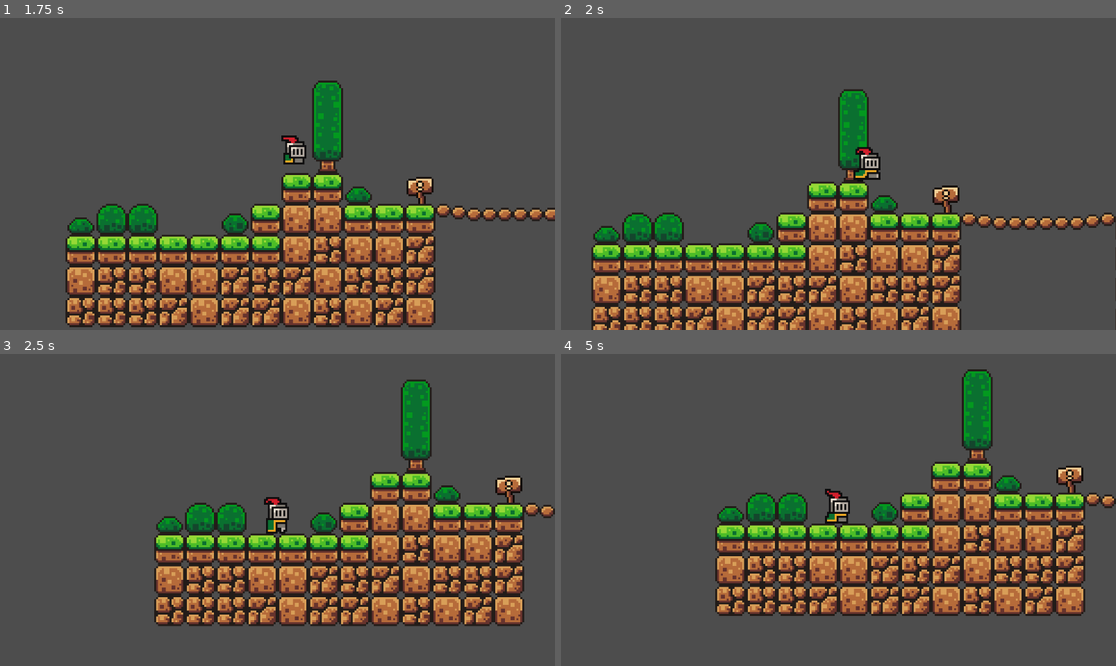
Above: before the commit, frames 1-4 (two rows, left to right).
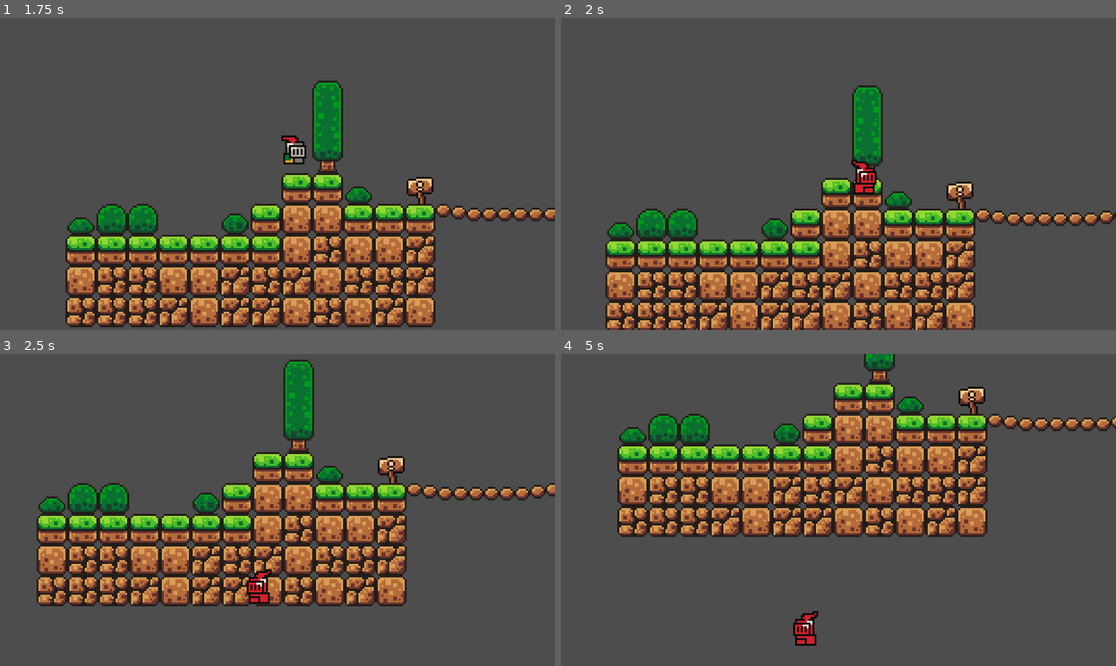
Above: after the commit, the same moments.

Repository: Tanish-Desai/Gamejam-game
Game: Godot game, scene res://scenes/game.tscn
The game is run twice, just before and just after one commit, with the same random seed, the same clock (stepped at 60 frames per second) and the same inputs.
Inputs:
- Up to frame 1 (1.75 s): hold Right (ui_right) from 0.53 s (still down); tap Z (dodge_roll) at 0.6, 1.35 s; tap Up (up_key) at 0.77, 1.52 s
- Up to frame 2 (2 s): keep holding Right (ui_right)
- Up to frame 3 (2.5 s): release Right (ui_right) at 2.03 s; hold Left (ui_left) from 2.03 s (still down); tap Z (dodge_roll) at 2.1 s
- Up to frame 4 (5 s): release Left (ui_left) at 2.78 s; hold Right (ui_right) 2.78-4.28 s; tap Z (dodge_roll) at 2.85, 3.6, 4.35 s; tap Up (up_key) at 3.02, 3.77, 4.52 s; hold Left (ui_left) from 4.28 s (still down)

Frame 1 is identical in both runs. In frame 2, 24% of the frame differs, in the area x 5-100%, y 21-100%; in frame 3, 39%; in frame 4, 46%, in the area x 10-100%, y 0-94%.

Commit message:
Added kill animation

Diff:
--- a/project.godot
+++ b/project.godot
@@ -12,19 +12,19 @@
 
 config/name="Practice"
 run/main_scene="res://scenes/game.tscn"
-config/features=PackedStringArray("4.2", "Forward Plus")
+config/features=PackedStringArray("4.4", "Forward Plus")
 config/icon="res://icon.svg"
 
 [input]
 
 up_key={
 "deadzone": 0.5,
-"events": [Object(InputEventKey,"resource_local_to_scene":fa …(175 unchanged characters)… ode":4194320,"key_label":0,"unicode":0,"echo":false,"script":null)
+"events": [Object(InputEventKey,"resource_local_to_scene":fa …(175 unchanged characters)… ode":4194320,"key_label":0,"unicode":0,"location":0,"echo":false,"script":null)
 ]
 }
 dodge_roll={
 "deadzone": 0.5,
-"events": [Object(InputEventKey,"resource_local_to_scene":fa …(172 unchanged characters)… eycode":90,"key_label":0,"unicode":122,"echo":false,"script":null)
+"events": [Object(InputEventKey,"resource_local_to_scene":fa …(172 unchanged characters)… eycode":90,"key_label":0,"unicode":122,"location":0,"echo":false,"script":null)
 ]
 }
 
--- a/scenes/character_body_2d.tscn
+++ b/scenes/character_body_2d.tscn
@@ -1,12 +1,16 @@
-[gd_scene load_steps=35 format=3 uid="uid://2wqhuhenwmuy"]
+[gd_scene load_steps=36 format=3 uid="uid://2wqhuhenwmuy"]
 
 [ext_resource type="Texture2D" uid="uid://xmcjdh6escae" path="res://assets/sprites/knight.png" id="1_3swm8"]
-[ext_resource type="Script" path="res://scripts/character_body_2d.gd" id="1_cicm7"]
-[ext_resource type="Script" path="res://scripts/generalanim.gd" id="3_xsk7q"]
+[ext_resource type="Script" uid="uid://c16bw1tmr4hts" path="res://scripts/character_body_2d.gd" id="1_cicm7"]
+[ext_resource type="Script" uid="uid://bo3ax7ryxil62" path="res://scripts/generalanim.gd" id="3_xsk7q"]
 
 [sub_resource type="AtlasTexture" id="AtlasTexture_bej3l"]
 atlas = ExtResource("1_3swm8")
 region = Rect2(64, 160, 32, 32)
+
+[sub_resource type="AtlasTexture" id="AtlasTexture_dn4c7"]
+atlas = ExtResource("1_3swm8")
+region = Rect2(64, 192, 32, 32)
 
 [sub_resource type="AtlasTexture" id="AtlasTexture_72hxi"]
 atlas = ExtResource("1_3swm8")
@@ -128,6 +132,14 @@
 }],
 "loop": true,
 "name": &"Jump",
+"speed": 5.0
+}, {
+"frames": [{
+"duration": 1.0,
+"texture": SubResource("AtlasTexture_dn4c7")
+}],
+"loop": true,
+"name": &"death",
 "speed": 5.0
 }, {
 "frames": [{
@@ -240,7 +252,7 @@
 texture_filter = 1
 position = Vector2(0, -7)
 sprite_frames = SubResource("SpriteFrames_j233p")
-animation = &"roll"
+animation = &"death"
 autoplay = "idle"
 script = ExtResource("3_xsk7q")
 
--- a/scenes/deadzone.gd
+++ b/scenes/deadzone.gd
@@ -2,8 +2,11 @@
 @onready var timer = $Timer
 func _on_area_2d_body_entered(body):
 	if body.is_in_group("Player"):
+#		Added a slo-mo effect
+		Engine.time_scale = 0.5
 		body.death()
 		timer.start()
 
 func _on_timer_timeout():
+	Engine.time_scale = 1
 	get_tree().reload_current_scene()
--- a/scenes/game.tscn
+++ b/scenes/game.tscn
@@ -9,441 +9,179 @@
 [sub_resource type="TileSetAtlasSource" id="TileSetAtlasSource_dqmsw"]
 texture = ExtResource("2_orjhw")
 0:0/0 = 0
-0:0/0/physics_layer_0/linear_velocity = Vector2(0, 0)
-0:0/0/physics_layer_0/angular_velocity = 0.0
 1:0/0 = 0
-1:0/0/physics_layer_0/linear_velocity = Vector2(0, 0)
-1:0/0/physics_layer_0/angular_velocity = 0.0
 2:0/0 = 0
-2:0/0/physics_layer_0/linear_velocity = Vector2(0, 0)
-2:0/0/physics_layer_0/angular_velocity = 0.0
 0:1/0 = 0
-0:1/0/physics_layer_0/linear_velocity = Vector2(0, 0)
-0:1/0/physics_layer_0/angular_velocity = 0.0
 1:1/0 = 0
-1:1/0/physics_layer_0/linear_velocity = Vector2(0, 0)
-1:1/0/physics_layer_0/angular_velocity = 0.0
 2:1/0 = 0
-2:1/0/physics_layer_0/linear_velocity = Vector2(0, 0)
-2:1/0/physics_layer_0/angular_velocity = 0.0
 0:2/0 = 0
-0:2/0/physics_layer_0/linear_velocity = Vector2(0, 0)
-0:2/0/physics_layer_0/angular_velocity = 0.0
 1:2/0 = 0
-1:2/0/physics_layer_0/linear_velocity = Vector2(0, 0)
-1:2/0/physics_layer_0/angular_velocity = 0.0
 2:2/0 = 0
-2:2/0/physics_layer_0/linear_velocity = Vector2(0, 0)
-2:2/0/physics_layer_0/angular_velocity = 0.0
 0:3/0 = 0
-0:3/0/physics_layer_0/linear_velocity = Vector2(0, 0)
-0:3/0/physics_layer_0/angular_velocity = 0.0
 1:3/0 = 0
-1:3/0/physics_layer_0/linear_velocity = Vector2(0, 0)
-1:3/0/physics_layer_0/angular_velocity = 0.0
 2:3/0 = 0
-2:3/0/physics_layer_0/linear_velocity = Vector2(0, 0)
-2:3/0/physics_layer_0/angular_velocity = 0.0
 
 [sub_resource type="TileSetAtlasSource" id="TileSetAtlasSource_vsw2d"]
 texture = ExtResource("3_oleet")
 0:0/0 = 0
-0:0/0/physics_layer_0/linear_velocity = Vector2(0, 0)
-0:0/0/physics_layer_0/angular_velocity = 0.0
 0:0/0/physics_layer_0/polygon_0/points = PackedVector2Array(-8, -8, 8, -8, 8, 8, -8, 8)
 1:0/0 = 0
-1:0/0/physics_layer_0/linear_velocity = Vector2(0, 0)
-1:0/0/physics_layer_0/angular_velocity = 0.0
 1:0/0/physics_layer_0/polygon_0/points = PackedVector2Array(-8, -8, 8, -8, 8, 8, -8, 8)
 2:0/0 = 0
-2:0/0/physics_layer_0/linear_velocity = Vector2(0, 0)
-2:0/0/physics_layer_0/angular_velocity = 0.0
 2:0/0/physics_layer_0/polygon_0/points = PackedVector2Array(-8, -8, 8, -8, 8, 8, -8, 8)
 3:0/0 = 0
-3:0/0/physics_layer_0/linear_velocity = Vector2(0, 0)
-3:0/0/physics_layer_0/angular_velocity = 0.0
 3:0/0/physics_layer_0/polygon_0/points = PackedVector2Array(-8, -8, 8, -8, 8, 8, -8, 8)
 4:0/0 = 0
-4:0/0/physics_layer_0/linear_velocity = Vector2(0, 0)
-4:0/0/physics_layer_0/angular_velocity = 0.0
 4:0/0/physics_layer_0/polygon_0/points = PackedVector2Array(-8, -8, 8, -8, 8, 8, -8, 8)
 5:0/0 = 0
-5:0/0/physics_layer_0/linear_velocity = Vector2(0, 0)
-5:0/0/physics_layer_0/angular_velocity = 0.0
 5:0/0/physics_layer_0/polygon_0/points = PackedVector2Array(-8, -8, 8, -8, 8, 8, -8, 8)
 6:0/0 = 0
-6:0/0/physics_layer_0/linear_velocity = Vector2(0, 0)
-6:0/0/physics_layer_0/angular_velocity = 0.0
 6:0/0/physics_layer_0/polygon_0/points = PackedVector2Array(-8, -8, 8, -8, 8, 8, -8, 8)
 7:0/0 = 0
-7:0/0/physics_layer_0/linear_velocity = Vector2(0, 0)
-7:0/0/physics_layer_0/angular_velocity = 0.0
 7:0/0/physics_layer_0/polygon_0/points = PackedVector2Array(-8, -8, 8, -8, 8, 8, -8, 8)
 8:0/0 = 0
-8:0/0/physics_layer_0/linear_velocity = Vector2(0, 0)
-8:0/0/physics_layer_0/angular_velocity = 0.0
 8:0/0/physics_layer_0/polygon_0/points = PackedVector2Array(-8, -8, 8, -8, 8, 8, -8, 8)
 9:0/0 = 0
-9:0/0/physics_layer_0/linear_velocity = Vector2(0, 0)
-9:0/0/physics_layer_0/angular_velocity = 0.0
 9:0/0/physics_layer_0/polygon_0/points = PackedVector2Array(-8, -8, 8, -6.75, 8, 0.125, -8, -1.5)
 10:0/0 = 0
-10:0/0/physics_layer_0/linear_velocity = Vector2(0, 0)
-10:0/0/physics_layer_0/angular_velocity = 0.0
 10:0/0/physics_layer_0/polygon_0/points = PackedVector2Array(-8, -5.875, 8, -6, 8, 1, -8, 0.875)
 11:0/0 = 0
-11:0/0/physics_layer_0/linear_velocity = Vector2(0, 0)
-11:0/0/physics_layer_0/angular_velocity = 0.0
 11:0/0/physics_layer_0/polygon_0/points = PackedVector2Array(-8, -6.625, 8, -8, 8, -1.25, -8, 0.375)
 0:1/0 = 0
-0:1/0/physics_layer_0/linear_velocity = Vector2(0, 0)
-0:1/0/physics_layer_0/angular_velocity = 0.0
 0:1/0/physics_layer_0/polygon_0/points = PackedVector2Array(-8, -8, 8, -8, 8, 8, -8, 8)
 1:1/0 = 0
-1:1/0/physics_layer_0/linear_velocity = Vector2(0, 0)
-1:1/0/physics_layer_0/angular_velocity = 0.0
 1:1/0/physics_layer_0/polygon_0/points = PackedVector2Array(-8, -8, 8, -8, 8, 8, -8, 8)
 2:1/0 = 0
-2:1/0/physics_layer_0/linear_velocity = Vector2(0, 0)
-2:1/0/physics_layer_0/angular_velocity = 0.0
 2:1/0/physics_layer_0/polygon_0/points = PackedVector2Array(-8, -8, 8, -8, 8, 8, -8, 8)
 3:1/0 = 0
-3:1/0/physics_layer_0/linear_velocity = Vector2(0, 0)
-3:1/0/physics_layer_0/angular_velocity = 0.0
 3:1/0/physics_layer_0/polygon_0/points = PackedVector2Array(-8, -8, 8, -8, 8, 8, -8, 8)
 4:1/0 = 0
-4:1/0/physics_layer_0/linear_velocity = Vector2(0, 0)
-4:1/0/physics_layer_0/angular_velocity = 0.0
 4:1/0/physics_layer_0/polygon_0/points = PackedVector2Array(-8, -8, 8, -8, 8, 8, -8, 8)
 5:1/0 = 0
-5:1/0/physics_layer_0/linear_velocity = Vector2(0, 0)
-5:1/0/physics_layer_0/angular_velocity = 0.0
 5:1/0/physics_layer_0/polygon_0/points = PackedVector2Array(-8, -8, 8, -8, 8, 8, -8, 8)
 6:1/0 = 0
-6:1/0/physics_layer_0/linear_velocity = Vector2(0, 0)
-6:1/0/physics_layer_0/angular_velocity = 0.0
 6:1/0/physics_layer_0/polygon_0/points = PackedVector2Array(-8, -8, 8, -8, 8, 8, -8, 8)
 7:1/0 = 0
-7:1/0/physics_layer_0/linear_velocity = Vector2(0, 0)
-7:1/0/physics_layer_0/angular_velocity = 0.0
 7:1/0/physics_layer_0/polygon_0/points = PackedVector2Array(-8, -8, 8, -8, 8, 8, -8, 8)
 8:1/0 = 0
-8:1/0/physics_layer_0/linear_velocity = Vector2(0, 0)
-8:1/0/physics_layer_0/angular_velocity = 0.0
 8:1/0/physics_layer_0/polygon_0/points = PackedVector2Array(-8, -8, 8, -8, 8, 8, -8, 8)
 9:1/0 = 0
-9:1/0/physics_layer_0/linear_velocity = Vector2(0, 0)
-9:1/0/physics_layer_0/angular_velocity = 0.0
 9:1/0/physics_layer_0/polygon_0/points = PackedVector2Array(-8, -8, 8, -6.75, 8, 0.125, -8, -1.5)
 10:1/0 = 0
-10:1/0/physics_layer_0/linear_velocity = Vector2(0, 0)
-10:1/0/physics_layer_0/angular_velocity = 0.0
 10:1/0/physics_layer_0/polygon_0/points = PackedVector2Array(-8, -5.875, 8, -6, 8, 1, -8, 0.875)
 11:1/0 = 0
-11:1/0/physics_layer_0/linear_velocity = Vector2(0, 0)
-11:1/0/physics_layer_0/angular_velocity = 0.0
 11:1/0/physics_layer_0/polygon_0/points = PackedVector2Array(-8, -6.625, 8, -8, 8, -1.25, -8, 0.375)
 0:2/0 = 0
-0:2/0/physics_layer_0/linear_velocity = Vector2(0, 0)
-0:2/0/physics_layer_0/angular_velocity = 0.0
 0:2/0/physics_layer_0/polygon_0/points = PackedVector2Array(-8, -8, 8, -8, 8, 8, -8, 8)
 1:2/0 = 0
-1:2/0/physics_layer_0/linear_velocity = Vector2(0, 0)
-1:2/0/physics_layer_0/angular_velocity = 0.0
 1:2/0/physics_layer_0/polygon_0/points = PackedVector2Array(-8, -8, 8, -8, 8, 8, -8, 8)
 2:2/0 = 0
-2:2/0/physics_layer_0/linear_velocity = Vector2(0, 0)
-2:2/0/physics_layer_0/angular_velocity = 0.0
 2:2/0/physics_layer_0/polygon_0/points = PackedVector2Array(-8, -8, 8, -8, 8, 8, -8, 8)
 3:2/0 = 0
-3:2/0/physics_layer_0/linear_velocity = Vector2(0, 0)
-3:2/0/physics_layer_0/angular_velocity = 0.0
 3:2/0/physics_layer_0/polygon_0/points = PackedVector2Array(-8, -8, 8, -8, 8, 8, -8, 8)
 4:2/0 = 0
-4:2/0/physics_layer_0/linear_velocity = Vector2(0, 0)
-4:2/0/physics_layer_0/angular_velocity = 0.0
 4:2/0/physics_layer_0/polygon_0/points = PackedVector2Array(-8, -8, 8, -8, 8, 8, -8, 8)
 5:2/0 = 0
-5:2/0/physics_layer_0/linear_velocity = Vector2(0, 0)
-5:2/0/physics_layer_0/angular_velocity = 0.0
 5:2/0/physics_layer_0/polygon_0/points = PackedVector2Array(-8, -8, 8, -8, 8, 8, -8, 8)
 6:2/0 = 0
-6:2/0/physics_layer_0/linear_velocity = Vector2(0, 0)
-6:2/0/physics_layer_0/angular_velocity = 0.0
 6:2/0/physics_layer_0/polygon_0/points = PackedVector2Array(-8, -8, 8, -8, 8, 8, -8, 8)
 7:2/0 = 0
-7:2/0/physics_layer_0/linear_velocity = Vector2(0, 0)
-7:2/0/physics_layer_0/angular_velocity = 0.0
 7:2/0/physics_layer_0/polygon_0/points = PackedVector2Array(-8, -8, 8, -8, 8, 8, -8, 8)
 8:2/0 = 0
-8:2/0/physics_layer_0/linear_velocity = Vector2(0, 0)
-8:2/0/physics_layer_0/angular_velocity = 0.0
 8:2/0/physics_layer_0/polygon_0/points = PackedVector2Array(-8, -8, 8, -8, 8, 8, -8, 8)
 9:2/0 = 0
-9:2/0/physics_layer_0/linear_velocity = Vector2(0, 0)
-9:2/0/physics_layer_0/angular_velocity = 0.0
 9:2/0/physics_layer_0/polygon_0/points = PackedVector2Array(-8, -8, 8, -6.75, 8, 0.125, -8, -1.5)
 10:2/0 = 0
-10:2/0/physics_layer_0/linear_velocity = Vector2(0, 0)
-10:2/0/physics_layer_0/angular_velocity = 0.0
 10:2/0/physics_layer_0/polygon_0/points = PackedVector2Array(-8, -5.875, 8, -6, 8, 1, -8, 0.875)
 11:2/0 = 0
-11:2/0/physics_layer_0/linear_velocity = Vector2(0, 0)
-11:2/0/physics_layer_0/angular_velocity = 0.0
 11:2/0/physics_layer_0/polygon_0/points = PackedVector2Array(-8, -6.625, 8, -8, 8, -1.25, -8, 0.375)
 0:3/0 = 0
-0:3/0/physics_layer_0/linear_velocity = Vector2(0, 0)
-0:3/0/physics_layer_0/angular_velocity = 0.0
 1:3/0 = 0
-1:3/0/physics_layer_0/linear_velocity = Vector2(0, 0)
-1:3/0/physics_layer_0/angular_velocity = 0.0
 2:3/0 = 0
-2:3/0/physics_layer_0/linear_velocity = Vector2(0, 0)
-2:3/0/physics_layer_0/angular_velocity = 0.0
 2:3/0/physics_layer_0/polygon_0/points = PackedVector2Array(-8, -8, 8, -8, 8, 8, -8, 8)
 5:3/0 = 0
-5:3/0/physics_layer_0/linear_velocity = Vector2(0, 0)
-5:3/0/physics_layer_0/angular_velocity = 0.0
 6:3/0 = 0
-6:3/0/physics_layer_0/linear_velocity = Vector2(0, 0)
-6:3/0/physics_layer_0/angular_velocity = 0.0
 7:3/0 = 0
-7:3/0/physics_layer_0/linear_velocity = Vector2(0, 0)
-7:3/0/physics_layer_0/angular_velocity = 0.0
 7:3/0/physics_layer_0/polygon_0/points = PackedVector2Array(-8, -8, 8, -8, 8, 8, -8, 8)
 8:3/0 = 0
-8:3/0/physics_layer_0/linear_velocity = Vector2(0, 0)
-8:3/0/physics_layer_0/angular_velocity = 0.0
 9:3/0 = 0
-9:3/0/physics_layer_0/linear_velocity = Vector2(0, 0)
-9:3/0/physics_layer_0/angular_velocity = 0.0
 0:4/0 = 0
-0:4/0/physics_layer_0/linear_velocity = Vector2(0, 0)
-0:4/0/physics_layer_0/angular_velocity = 0.0
 1:4/0 = 0
-1:4/0/physics_layer_0/linear_velocity = Vector2(0, 0)
-1:4/0/physics_layer_0/angular_velocity = 0.0
 5:4/0 = 0
-5:4/0/physics_layer_0/linear_velocity = Vector2(0, 0)
-5:4/0/physics_layer_0/angular_velocity = 0.0
 6:4/0 = 0
-6:4/0/physics_layer_0/linear_velocity = Vector2(0, 0)
-6:4/0/physics_layer_0/angular_velocity = 0.0
 7:4/0 = 0
-7:4/0/physics_layer_0/linear_velocity = Vector2(0, 0)
-7:4/0/physics_layer_0/angular_velocity = 0.0
 7:4/0/physics_layer_0/polygon_0/points = PackedVector2Array(-8, -8, 8, -8, 8, 8, -8, 8)
 8:4/0 = 0
-8:4/0/physics_layer_0/linear_velocity = Vector2(0, 0)
-8:4/0/physics_layer_0/angular_velocity = 0.0
 9:4/0 = 0
-9:4/0/physics_layer_0/linear_velocity = Vector2(0, 0)
-9:4/0/physics_layer_0/angular_velocity = 0.0
 0:5/0 = 0
-0:5/0/physics_layer_0/linear_velocity = Vector2(0, 0)
-0:5/0/physics_layer_0/angular_velocity = 0.0
 1:5/0 = 0
-1:5/0/physics_layer_0/linear_velocity = Vector2(0, 0)
-1:5/0/physics_layer_0/angular_velocity = 0.0
 5:5/0 = 0
-5:5/0/physics_layer_0/linear_velocity = Vector2(0, 0)
-5:5/0/physics_layer_0/angular_velocity = 0.0
 6:5/0 = 0
-6:5/0/physics_layer_0/linear_velocity = Vector2(0, 0)
-6:5/0/physics_layer_0/angular_velocity = 0.0
 7:5/0 = 0
-7:5/0/physics_layer_0/linear_velocity = Vector2(0, 0)
-7:5/0/physics_layer_0/angular_velocity = 0.0
 8:5/0 = 0
-8:5/0/physics_layer_0/linear_velocity = Vector2(0, 0)
-8:5/0/physics_layer_0/angular_velocity = 0.0
 1:6/0 = 0
-1:6/0/physics_layer_0/linear_velocity = Vector2(0, 0)
-1:6/0/physics_layer_0/angular_velocity = 0.0
 5:6/0 = 0
-5:6/0/physics_layer_0/linear_velocity = Vector2(0, 0)
-5:6/0/physics_layer_0/angular_velocity = 0.0
 6:6/0 = 0
-6:6/0/physics_layer_0/linear_velocity = Vector2(0, 0)
-6:6/0/physics_layer_0/angular_velocity = 0.0
 7:6/0 = 0
-7:6/0/physics_layer_0/linear_velocity = Vector2(0, 0)
-7:6/0/physics_layer_0/angular_velocity = 0.0
 8:6/0 = 0
-8:6/0/physics_layer_0/linear_velocity = Vector2(0, 0)
-8:6/0/physics_layer_0/angular_velocity = 0.0
 0:7/0 = 0
-0:7/0/physics_layer_0/linear_velocity = Vector2(0, 0)
-0:7/0/physics_layer_0/angular_velocity = 0.0
 1:7/0 = 0
-1:7/0/physics_layer_0/linear_velocity = Vector2(0, 0)
-1:7/0/physics_layer_0/angular_velocity = 0.0
 3:7/0 = 0
-3:7/0/physics_layer_0/linear_velocity = Vector2(0, 0)
-3:7/0/physics_layer_0/angular_velocity = 0.0
 5:7/0 = 0
-5:7/0/physics_layer_0/linear_velocity = Vector2(0, 0)
-5:7/0/physics_layer_0/angular_velocity = 0.0
 6:7/0 = 0
-6:7/0/physics_layer_0/linear_velocity = Vector2(0, 0)
-6:7/0/physics_layer_0/angular_velocity = 0.0
 7:7/0 = 0
-7:7/0/physics_layer_0/linear_velocity = Vector2(0, 0)
-7:7/0/physics_layer_0/angular_velocity = 0.0
 8:7/0 = 0
-8:7/0/physics_layer_0/linear_velocity = Vector2(0, 0)
-8:7/0/physics_layer_0/angular_velocity = 0.0
 0:8/0 = 0
-0:8/0/physics_layer_0/linear_velocity = Vector2(0, 0)
-0:8/0/physics_layer_0/angular_velocity = 0.0
 1:8/0 = 0
-1:8/0/physics_layer_0/linear_velocity = Vector2(0, 0)
-1:8/0/physics_layer_0/angular_velocity = 0.0
 2:8/0 = 0
-2:8/0/physics_layer_0/linear_velocity = Vector2(0, 0)
-2:8/0/physics_layer_0/angular_velocity = 0.0
 3:8/0 = 0
-3:8/0/physics_layer_0/linear_velocity = Vector2(0, 0)
-3:8/0/physics_layer_0/angular_velocity = 0.0
 4:8/0 = 0
-4:8/0/physics_layer_0/linear_velocity = Vector2(0, 0)
-4:8/0/physics_layer_0/angular_velocity = 0.0
 5:8/0 = 0
-5:8/0/physics_layer_0/linear_velocity = Vector2(0, 0)
-5:8/0/physics_layer_0/angular_velocity = 0.0
 6:8/0 = 0
-6:8/0/physics_layer_0/linear_velocity = Vector2(0, 0)
-6:8/0/physics_layer_0/angular_velocity = 0.0
 7:8/0 = 0
-7:8/0/physics_layer_0/linear_velocity = Vector2(0, 0)
-7:8/0/physics_layer_0/angular_velocity = 0.0
 8:8/0 = 0
-8:8/0/physics_layer_0/linear_velocity = Vector2(0, 0)
-8:8/0/physics_layer_0/angular_velocity = 0.0
 0:9/0 = 0
-0:9/0/physics_layer_0/linear_velocity = Vector2(0, 0)
-0:9/0/physics_layer_0/angular_velocity = 0.0
 1:9/0 = 0
-1:9/0/physics_layer_0/linear_velocity = Vector2(0, 0)
-1:9/0/physics_layer_0/angular_velocity = 0.0
 2:9/0 = 0
-2:9/0/physics_layer_0/linear_velocity = Vector2(0, 0)
-2:9/0/physics_layer_0/angular_velocity = 0.0
 3:9/0 = 0
-3:9/0/physics_layer_0/linear_velocity = Vector2(0, 0)
-3:9/0/physics_layer_0/angular_velocity = 0.0
 4:9/0 = 0
-4:9/0/physics_layer_0/linear_velocity = Vector2(0, 0)
-4:9/0/physics_layer_0/angular_velocity = 0.0
 5:9/0 = 0
-5:9/0/physics_layer_0/linear_velocity = Vector2(0, 0)
-5:9/0/physics_layer_0/angular_velocity = 0.0
 6:9/0 = 0
-6:9/0/physics_layer_0/linear_velocity = Vector2(0, 0)
-6:9/0/physics_layer_0/angular_velocity = 0.0
 7:9/0 = 0
-7:9/0/physics_layer_0/linear_velocity = Vector2(0, 0)
-7:9/0/physics_layer_0/angular_velocity = 0.0
 0:10/0 = 0
-0:10/0/physics_layer_0/linear_velocity = Vector2(0, 0)
-0:10/0/physics_layer_0/angular_velocity = 0.0
 1:10/0 = 0
-1:10/0/physics_layer_0/linear_velocity = Vector2(0, 0)
-1:10/0/physics_layer_0/angular_velocity = 0.0
 2:10/0 = 0
-2:10/0/physics_layer_0/linear_velocity = Vector2(0, 0)
-2:10/0/physics_layer_0/angular_velocity = 0.0
 3:10/0 = 0
-3:10/0/physics_layer_0/linear_velocity = Vector2(0, 0)
-3:10/0/physics_layer_0/angular_velocity = 0.0
 4:10/0 = 0
-4:10/0/physics_layer_0/linear_velocity = Vector2(0, 0)
-4:10/0/physics_layer_0/angular_velocity = 0.0
 6:10/0 = 0
-6:10/0/physics_layer_0/linear_velocity = Vector2(0, 0)
-6:10/0/physics_layer_0/angular_velocity = 0.0
 0:11/0 = 0
-0:11/0/physics_layer_0/linear_velocity = Vector2(0, 0)
-0:11/0/physics_layer_0/angular_velocity = 0.0
 1:11/0 = 0
-1:11/0/physics_layer_0/linear_velocity = Vector2(0, 0)
-1:11/0/physics_layer_0/angular_velocity = 0.0
 2:11/0 = 0
-2:11/0/physics_layer_0/linear_velocity = Vector2(0, 0)
-2:11/0/physics_layer_0/angular_velocity = 0.0
 3:11/0 = 0
-3:11/0/physics_layer_0/linear_velocity = Vector2(0, 0)
-3:11/0/physics_layer_0/angular_velocity = 0.0
 4:11/0 = 0
-4:11/0/physics_layer_0/linear_velocity = Vector2(0, 0)
-4:11/0/physics_layer_0/angular_velocity = 0.0
 5:11/0 = 0
-5:11/0/physics_layer_0/linear_velocity = Vector2(0, 0)
-5:11/0/physics_layer_0/angular_velocity = 0.0
 0:12/0 = 0
-0:12/0/physics_layer_0/linear_velocity = Vector2(0, 0)
-0:12/0/physics_layer_0/angular_velocity = 0.0
 1:12/0 = 0
-1:12/0/physics_layer_0/linear_velocity = Vector2(0, 0)
-1:12/0/physics_layer_0/angular_velocity = 0.0
 2:12/0 = 0
-2:12/0/physics_layer_0/linear_velocity = Vector2(0, 0)
-2:12/0/physics_layer_0/angular_velocity = 0.0
 3:12/0 = 0
-3:12/0/physics_layer_0/linear_velocity = Vector2(0, 0)
-3:12/0/physics_layer_0/angular_velocity = 0.0
 4:12/0 = 0
-4:12/0/physics_layer_0/linear_velocity = Vector2(0, 0)
-4:12/0/physics_layer_0/angular_velocity = 0.0
 0:13/0 = 0
-0:13/0/physics_layer_0/linear_velocity = Vector2(0, 0)
-0:13/0/physics_layer_0/angular_velocity = 0.0
 1:13/0 = 0
-1:13/0/physics_layer_0/linear_velocity = Vector2(0, 0)
-1:13/0/physics_layer_0/angular_velocity = 0.0
 2:13/0 = 0
-2:13/0/physics_layer_0/linear_velocity = Vector2(0, 0)
-2:13/0/physics_layer_0/angular_velocity = 0.0
 3:13/0 = 0
-3:13/0/physics_layer_0/linear_velocity = Vector2(0, 0)
-3:13/0/physics_layer_0/angular_velocity = 0.0
 4:13/0 = 0
-4:13/0/physics_layer_0/linear_velocity = Vector2(0, 0)
-4:13/0/physics_layer_0/angular_velocity = 0.0
 5:13/0 = 0
-5:13/0/physics_layer_0/linear_velocity = Vector2(0, 0)
-5:13/0/physics_layer_0/angular_velocity = 0.0
 0:14/0 = 0
-0:14/0/physics_layer_0/linear_velocity = Vector2(0, 0)
-0:14/0/physics_layer_0/angular_velocity = 0.0
 1:14/0 = 0
-1:14/0/physics_layer_0/linear_velocity = Vector2(0, 0)
-1:14/0/physics_layer_0/angular_velocity = 0.0
 2:14/0 = 0
-2:14/0/physics_layer_0/linear_velocity = Vector2(0, 0)
-2:14/0/physics_layer_0/angular_velocity = 0.0
 3:14/0 = 0
-3:14/0/physics_layer_0/linear_velocity = Vector2(0, 0)
-3:14/0/physics_layer_0/angular_velocity = 0.0
 4:14/0 = 0
-4:14/0/physics_layer_0/linear_velocity = Vector2(0, 0)
-4:14/0/physics_layer_0/angular_velocity = 0.0
 0:15/0 = 0
-0:15/0/physics_layer_0/linear_velocity = Vector2(0, 0)
-0:15/0/physics_layer_0/angular_velocity = 0.0
 1:15/0 = 0
-1:15/0/physics_layer_0/linear_velocity = Vector2(0, 0)
-1:15/0/physics_layer_0/angular_velocity = 0.0
 2:15/0 = 0
-2:15/0/physics_layer_0/linear_velocity = Vector2(0, 0)
-2:15/0/physics_layer_0/angular_velocity = 0.0
 3:15/0 = 0
-3:15/0/physics_layer_0/linear_velocity = Vector2(0, 0)
-3:15/0/physics_layer_0/angular_velocity = 0.0
 2:4/size_in_atlas = Vector2i(3, 3)
 2:4/0 = 0
-2:4/0/physics_layer_0/linear_velocity = Vector2(0, 0)
-2:4/0/physics_layer_0/angular_velocity = 0.0
 
 [sub_resource type="TileSet" id="TileSet_nfq0g"]
 physics_layer_0/collision_layer = 1
@@ -484,8 +222,8 @@
 
 [sub_resource type="AnimationLibrary" id="AnimationLibrary_d8dd8"]
 _data = {
-"Movement": SubResource("Animation_ccuh8"),
-"RESET": SubResource("Animation_ja6hg")
+&"Movement": SubResource("Animation_ccuh8"),
+&"RESET": SubResource("Animation_ja6hg")
 }
 
 [sub_resource type="RectangleShape2D" id="RectangleShape2D_fpnon"]
@@ -510,7 +248,7 @@
 
 [node name="AnimationPlayer" type="AnimationPlayer" parent="AnimatableBody2D"]
 libraries = {
-"": SubResource("AnimationLibrary_d8dd8")
+&"": SubResource("AnimationLibrary_d8dd8")
 }
 autoplay = "Movement"
 
--- a/scripts/character_body_2d.gd
+++ b/scripts/character_body_2d.gd
@@ -14,6 +14,9 @@
 
 @onready var Anim = $AnimatedSprite2D
 @onready var roll_cooldown_timer = $Timer
+
+# --- DEATH VARIABLE ---
+var is_dying = false
 
 # Using a floaty gravity for the fall
 var gravity = 980
@@ -117,7 +120,9 @@
 	elif direction == 1:
 		Anim.flip_h = false
 
-	if is_rolling:
+	if is_dying:
+		Anim.play("death")
+	elif is_rolling:
 		if Anim.animation != "roll":
 			Anim.play("roll")
 	else:
@@ -138,4 +143,5 @@
 
 
 func death():
-	$CollisionShape2D.disabled = true
+	is_dying = true
+	$CollisionShape2D.queue_free()
Not shown, changed: assets/fonts/PixelOperator8-Bold.ttf.import
Not shown, changed: assets/fonts/PixelOperator8.ttf.import
Not shown, added: scenes/deadzone.gd.uid
Not shown: 1 places in scenes/deadzone.tscn that only renumber resources
Not shown, added: scripts/character_body_2d.gd.uid
Not shown, added: scripts/generalanim.gd.uid
